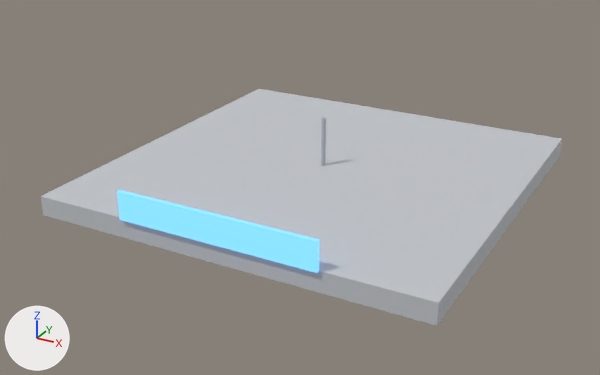
Renders of the glTF model client/public/models/metro_station.glb from each side of a commit.
Rendered twice from a 50 mm lens placed at (18.3, -35.8, 17.3), pointed at (-0.4, -1.9, 0.4). The axes (+X, +Y, +Z) are drawn at lower left. The lights are the same throughout. The older version comes first. Where no turn or scale is listed for an object, it has been applied to the vertices. Vertices at exactly the same position are counted once.
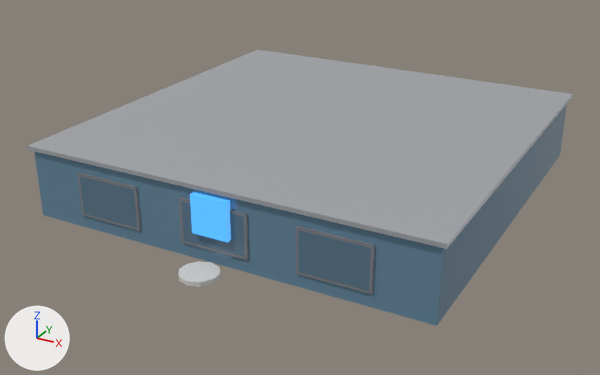
Changed parts and their boxes (x1, y1, x2, y2) in the pictures (600 x 375 px):
'Cube', recoloured, moved, rescaled: before (41, 89, 562, 326); after (34, 104, 567, 326)
'Cube.001', recoloured, moved, rescaled (168% wider, 138% taller): before (117, 190, 320, 273); after (27, 50, 573, 249)
'Cube.003', added (blue): after (80, 176, 371, 291)
'Cube.002', added: after (77, 172, 375, 294)
'Cube.008', added (blue): after (190, 192, 231, 243)
'Cylinder', reshaped, moved: before (321, 117, 326, 166); after (178, 261, 220, 287)
part 1 of me_cylinder, deleted: before (321, 117, 326, 166)
part 2 of me_cylinder, added: after (178, 261, 220, 287)

Edits to the bpy script that builds the scene:
```text
Change me_cube:
    where me_cube.from_pydata(...)  # 8 vertices, 12 faces; spans x -0.5..0.5, y -0.5..0.5, z -0.5..0.5
    remove me_cube.materials.append(mat_entrance)  # light grey #c4c7cb
    add me_cube.materials.append(mat_entrance_glass)  # blue #6f95ad
Change me_cube_001:
    where me_cube_001.from_pydata(...)  # 8 vertices, 12 faces; spans x -0.5..0.5, y -0.5..0.5, z -0.5..0.5
    remove me_cube_001.materials.append(mat_sign)  # blue #5995da, glowing blue #6aafff
    add me_cube_001.materials.append(mat_entrance_roof)  # light grey #c4c7cb
Change me_cylinder:
    remove me_cylinder.from_pydata(...)  # 16 vertices, 28 faces; spans x -0.12..0.12, y -0.12..0.12, z -1.3..1.3
    remove me_cylinder.materials.append(mat_steel)  # light grey #b3b8bf
    add me_cylinder.from_pydata(...)  # 20 vertices, 36 faces; spans x -0.86..0.86, y -0.9..0.9, z -0.1..0.1
    me_cylinder part 1: the whole mesh is rebuilt
    me_cylinder part 2
    10 vertices are added at x -0.86..0.86, y -0.9..0.9, z -0.1
    10 new vertices lie (0.0, 0.0, 0.2) away from vertices in x -0.86..0.86, y -0.9..0.9, z -0.1
    36 new faces join them
    add me_cylinder.materials.append(mat_entrance_base)  # light grey #d4d3ce
Change ob_cube:
    ob_cube.location: (0.0, 0.0, 0.5) -> (0.0, 0.0, 1.7)
    ob_cube.scale: (20.0, 20.0, 1.0) -> (20.0, 20.0, 3.4)
Change ob_cube_001:
    ob_cube_001.location: (0.0, -10.1, 1.7) -> (0.0, 0.0, 3.5)
    ob_cube_001.scale: (10.0, 0.2, 1.4) -> (20.4, 20.4, 0.2)
Change ob_cylinder:
    ob_cylinder.location: (0.0, 0.0, 2.3) -> (0.0, -11.2, 0.1)
Add ob_cube_008:
    ob_cube_008 = bpy.data.objects.new('Cube.008', me_cube_008)  # a box spanning x -0.9..0.9, y -0.15..0.15, z -0.9..0.9; in mat_metro_m (blue #4599dd, glowing blue #4599dd)
    ob_cube_008.location = (0.0, -10.2, 2.3)
Add ob_cube_003:
    ob_cube_003 = bpy.data.objects.new('Cube.003', me_cube_003)  # a box spanning x -1.56..1.56, y -0.05..0.05, z -0.94..0.93; a box spanning x 4.11..7.22, y -0.05..0.05, z -0.94..0.93; a box spanning x 9.77..12.89, y -0.05..0.05, z -0.94..0.93; in mat_glass (blue #597689)
    ob_cube_003.location = (-5.67, -10.05, 1.7)
Add ob_cube_002:
    ob_cube_002 = bpy.data.objects.new('Cube.002', me_cube_002)  # a box spanning x -1.68..1.68, y -0.07..0.07, z -1.06..1.06; a box spanning x 3.98..7.35, y -0.07..0.07, z -1.06..1.06; a box spanning x 9.65..13.02, y -0.07..0.07, z -1.06..1.06; in mat_frame (grey #7c7e84)
    ob_cube_002.location = (-5.67, -10.02, 1.71)
```
